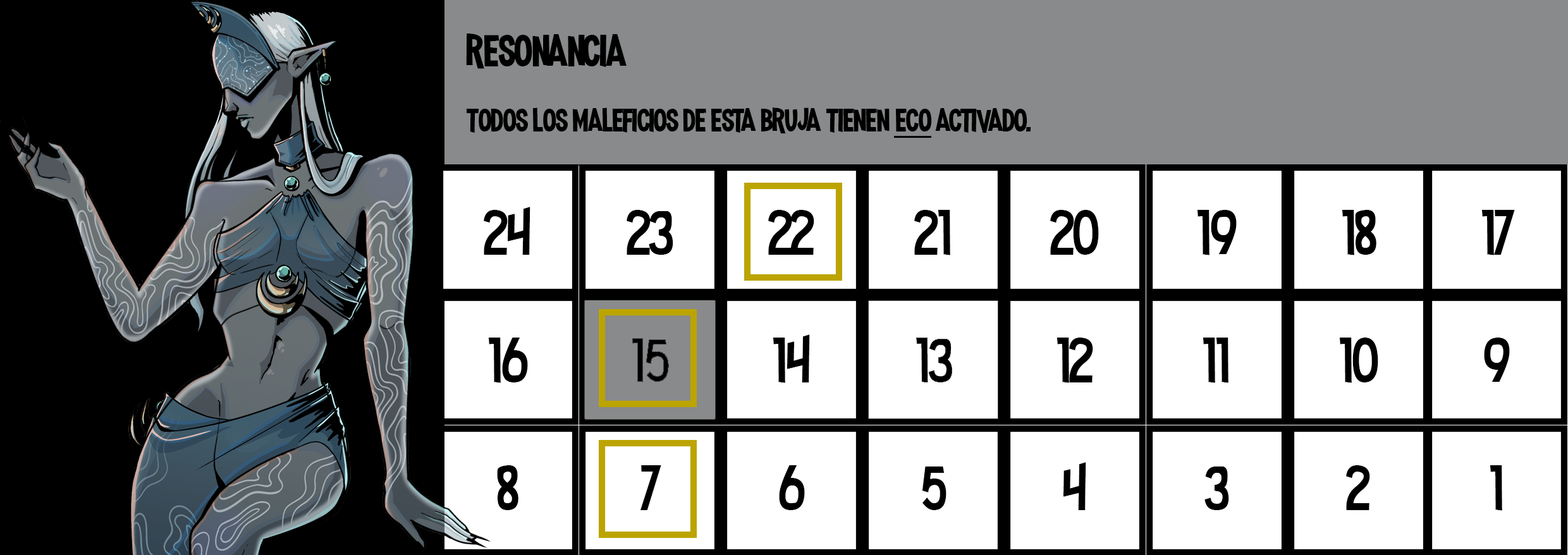
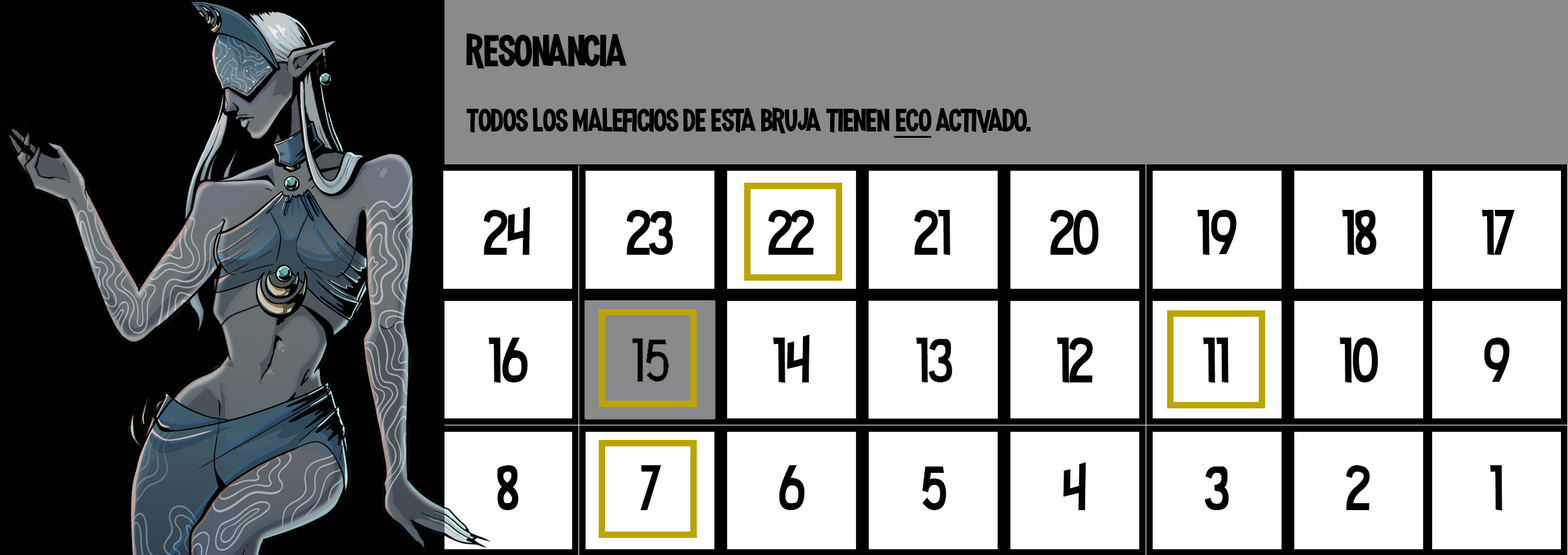
Layer changes from the first 1568×555 image to the second:
added layer "Rectángulo 1" (1st of 4) above "Rectángulo 1" over [1167, 310, 1266, 409]